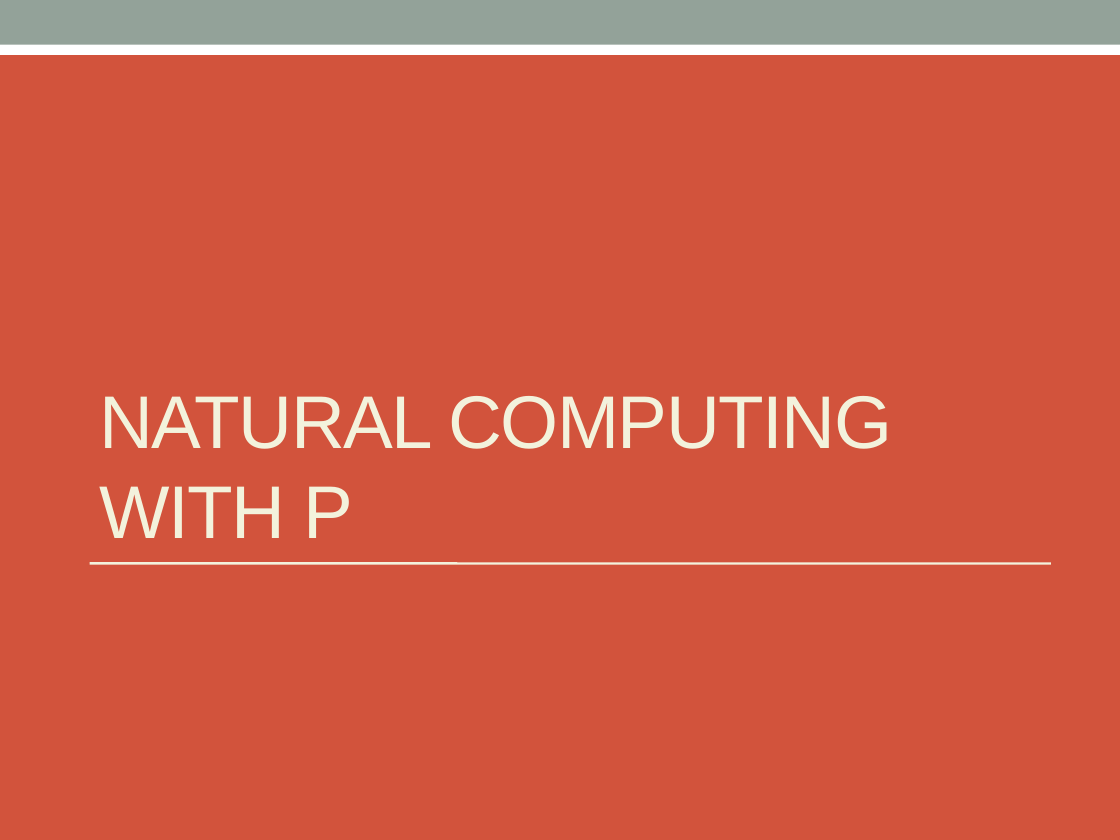
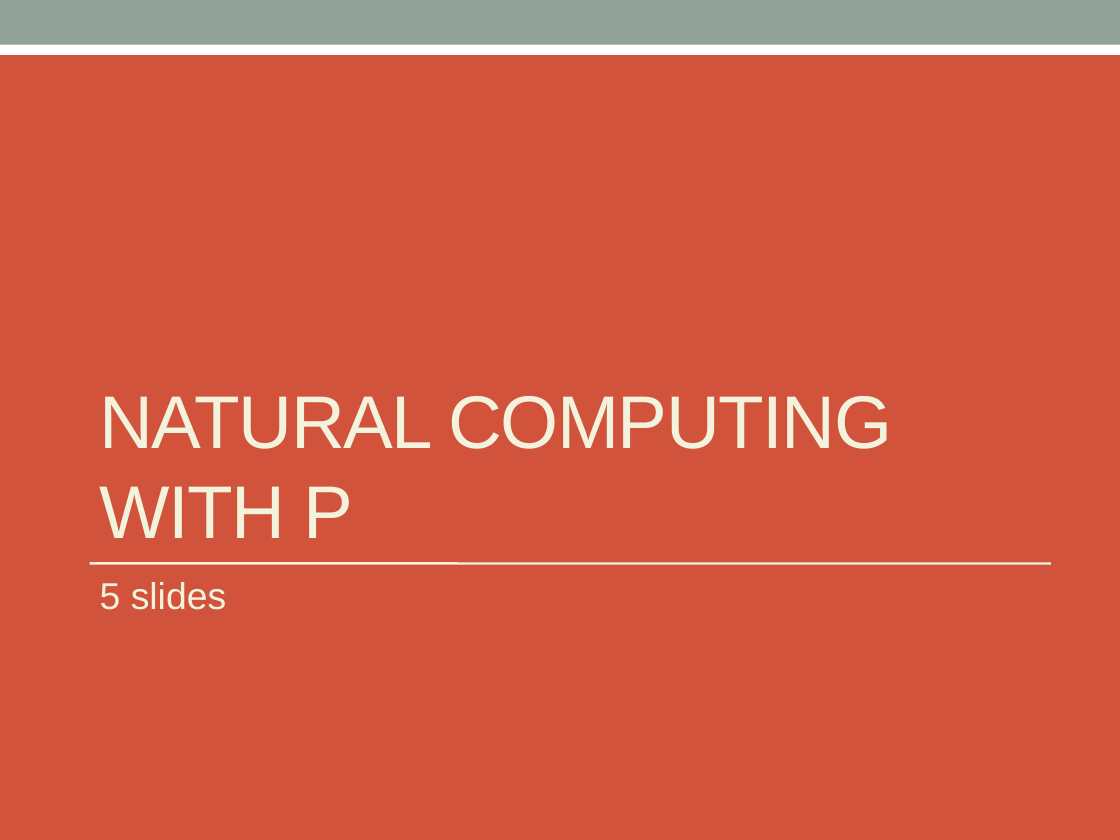
Before and after one commit to 05dirnbe/defense, a slide deck: slide 3 of draft.pptx. Drawn at 1120x840 pixels with LibreOffice and Linux fonts; fonts in the diff are those of the drawing. Boxes give left, top, right and bottom in pixels: in the first picture for what was removed or moved away, otherwise in the second. Text is boxed around its words. In the diff, an @@ line names an element or a change of style, - is before the commit and + after.

```diff
--- a/draft.pptx
+++ b/draft.pptx
@@ text added at <box>100,582,226,610</box>, 24 pt, text #F3F2DC @@
+5 slides
```
Also in this commit, not shown: 7 other slides changed, 1 slide added, 1 slide removed.
